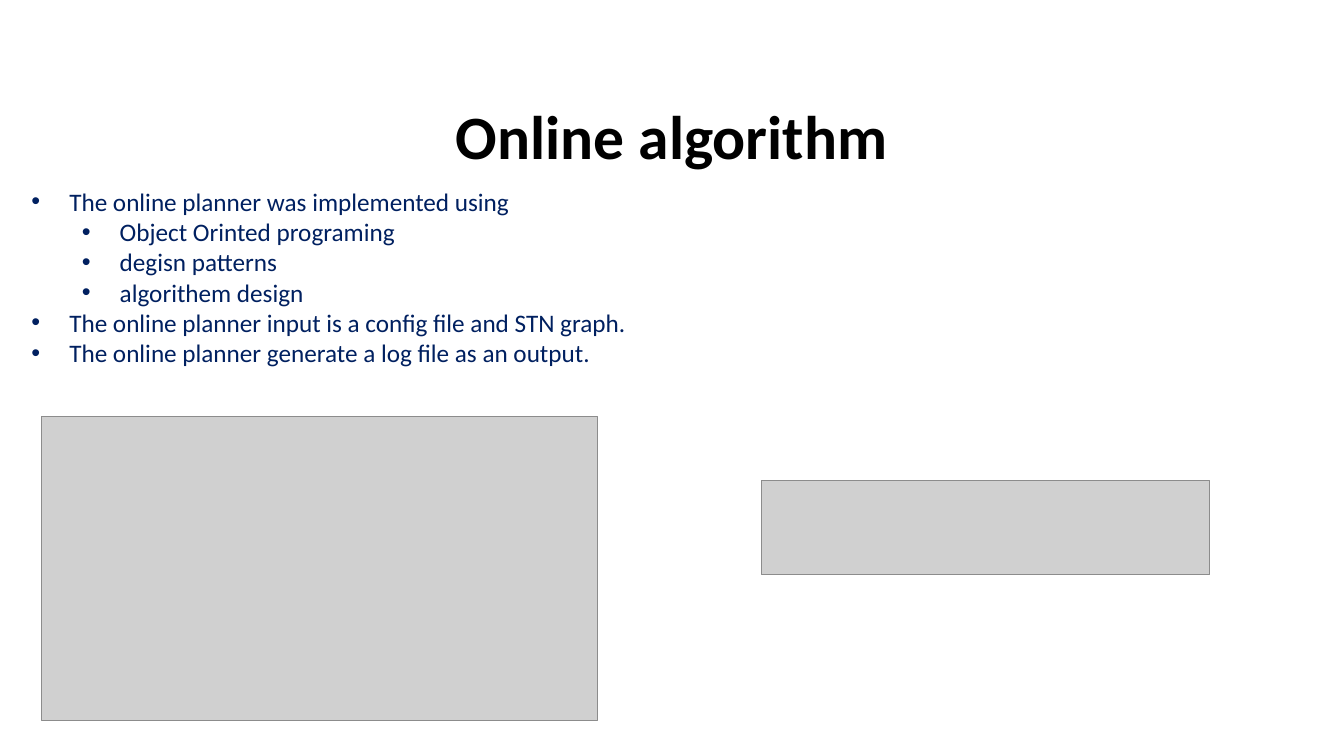
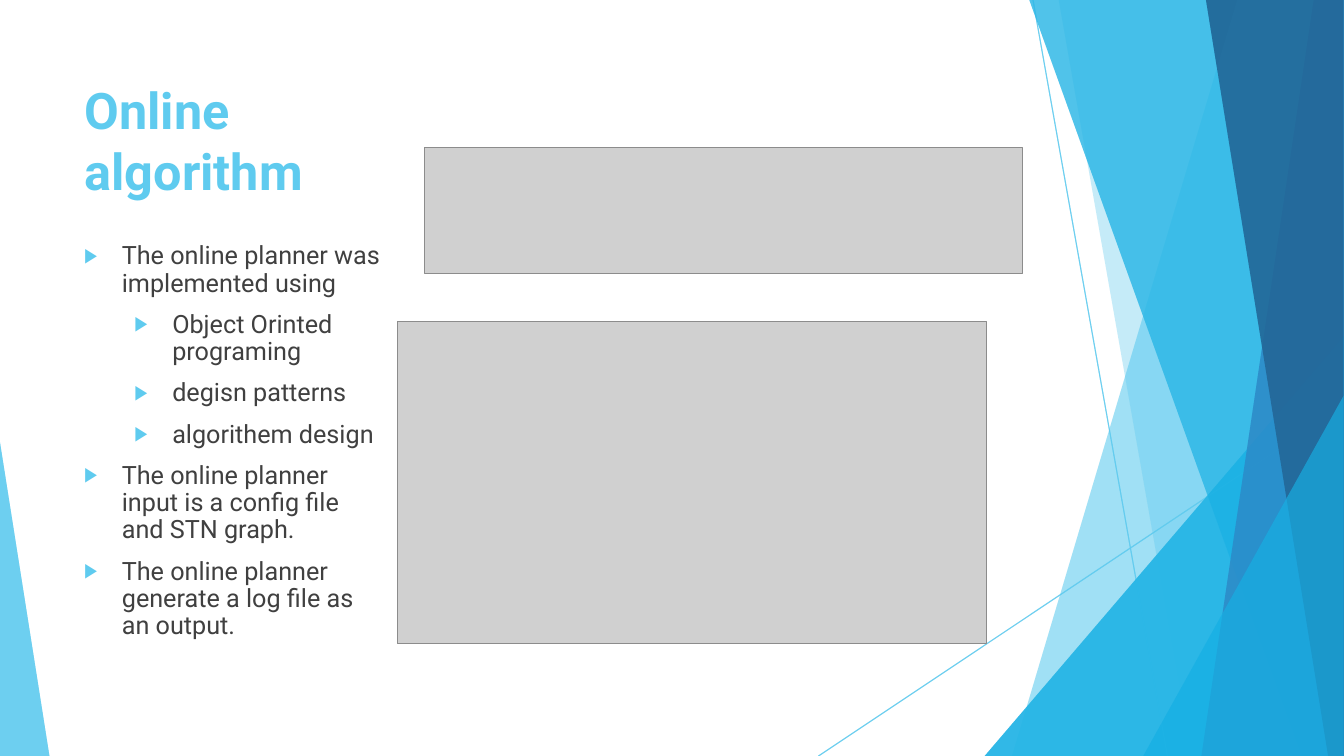
Before and after one commit to Cohen-Yoav/Project-A---Airport-Management, a slide deck: slide 15 of חומר עזר לפרויקט/project_A.pptx. Drawn at 1344x756 pixels with LibreOffice and Linux fonts; fonts in the diff are those of the drawing; grey boxes stand for pictures; background and template pictures are left out. Boxes give left, top, right and bottom in pixels: in the first picture for what was removed or moved away, otherwise in the second. Text is boxed around its words. In the diff, an @@ line names an element or a change of style, - is before the commit and + after.

Commit message:
changed the PPT design

```diff
--- a/חומר עזר לפרויקט/project_A.pptx
+++ b/חומר עזר לפרויקט/project_A.pptx
@@ title "Online algorithm": place and size @@
-title "Online algorithm" at (456, 115, 887, 170)
+title "Online algorithm" at (84, 91, 302, 201)
@@ title "Online algorithm" at (84, 91, 302, 201): size 44 to 36 pt, font Calibri to Roboto, text colour #000000 to #5FCBEF; alignment centre to left; line spacing 0.9 to 1 @@
@@ picture: place and size @@
-picture at (761, 481, 1210, 576)
+picture at (425, 148, 1023, 274)
@@ text "The online planner was implemented ...": place and size @@
-text "The online planner was implemented ..." at (69, 193, 625, 367)
+text "The online planner was implemented ..." at (122, 245, 380, 639)
@@ text "The online planner was implemented ..." at (122, 245, 380, 639): font Calibri to Roboto, text colour #002060 to #404040; bullet • to ▶; line spacing 1 to 0.9; more space between paragraphs @@
@@ picture: place and size @@
-picture at (42, 416, 599, 721)
+picture at (397, 322, 987, 644)
@@ group added at (0, 0, 1344, 756): 5 freeform shapes, 3 triangles, 2 lines @@
@@ group added at (0, 0, 1344, 756): 5 freeform shapes, 3 triangles, 2 lines @@
```
Also in this commit, not shown: 38 other slides changed.
